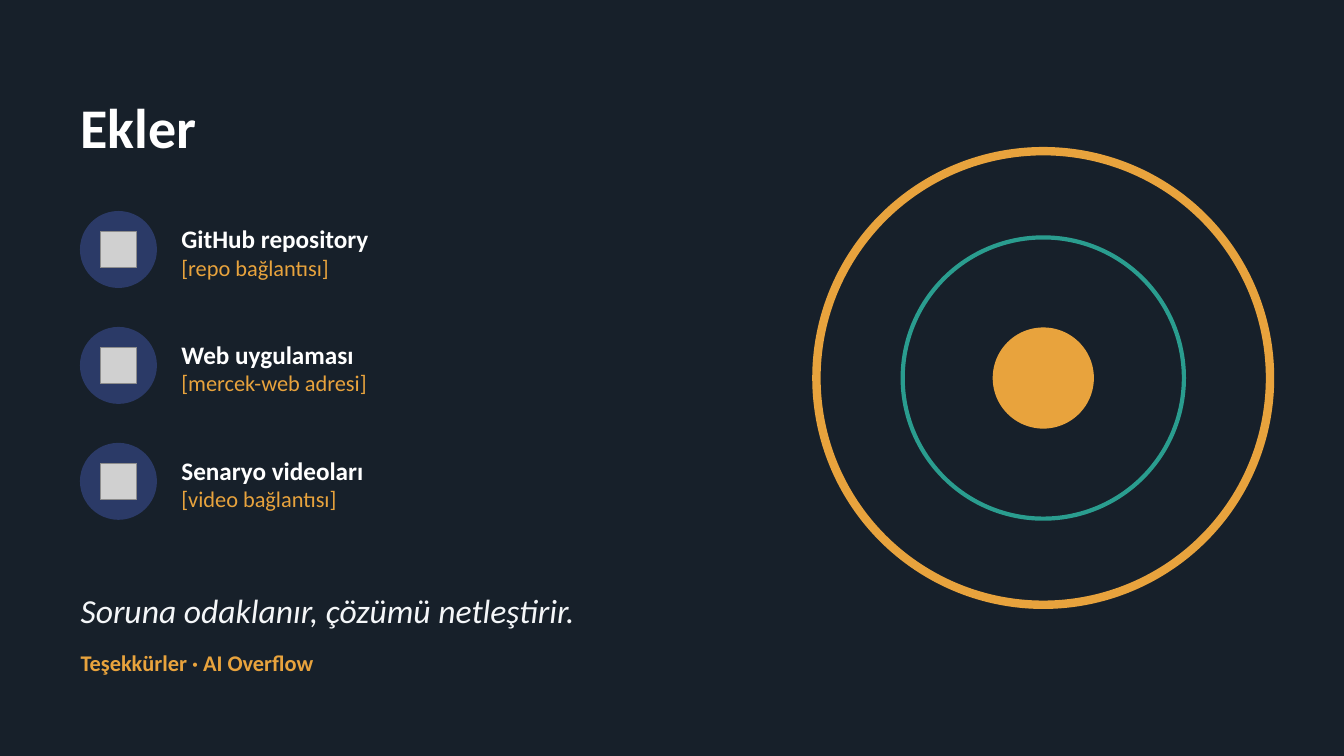
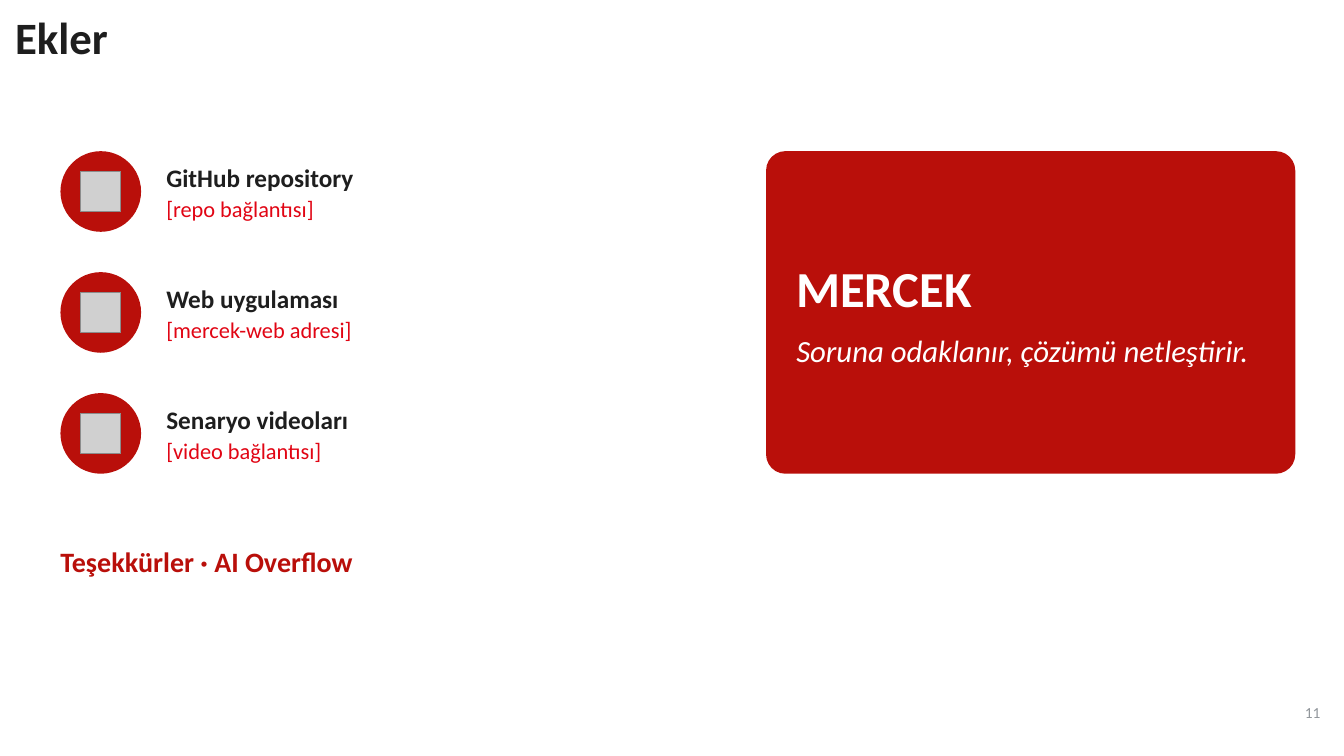
Before and after one commit to SeyhanAmasyalii/ZTHackathonStudy, a slide deck: slide 11 of presentation/Mercek_AI_Overflow_Sunum.pptx. Drawn at 1344x756 pixels with LibreOffice and Linux fonts; fonts in the diff are those of the drawing; grey boxes stand for pictures; background and template pictures are left out. Boxes give left, top, right and bottom in pixels: in the first picture for what was removed or moved away, otherwise in the second. Text is boxed around its words. In the diff, an @@ line names an element or a change of style, - is before the commit and + after.

```diff
--- a/presentation/Mercek_AI_Overflow_Sunum.pptx
+++ b/presentation/Mercek_AI_Overflow_Sunum.pptx
@@ background #17202A to #FFFFFF @@
@@ text "Ekler": place and size @@
-text "Ekler" at box(81, 108, 197, 149)
+text "Ekler" at box(15, 22, 108, 55)
@@ text "Ekler" at box(15, 22, 108, 55): size 40 to 32 pt, text colour #FFFFFF to #1E1E1E; more space between paragraphs; vertical alignment middle to top @@
@@ text "GitHub repository": place and size @@
-text "GitHub repository" at box(181, 230, 369, 280)
+text "GitHub repository" at box(166, 169, 354, 221)
@@ text "GitHub repository" at box(166, 169, 354, 221): text colour #FFFFFF to #1E1E1E in "GitHub repository"; text colour #E8A33D to #E10514 in "[repo bağlantısı]"; more space between paragraphs @@
@@ fill #2B3A67 to #B90F0A; outline #2B3A67 1 pt to none in 3 elements at box(60, 393, 141, 474), box(60, 272, 141, 353), box(60, 151, 141, 232) @@
@@ ellipse: place and size @@
-ellipse at box(81, 212, 156, 287)
+ellipse at box(60, 151, 141, 232)
@@ picture: place and size @@
-picture at box(100, 231, 136, 267)
+picture at box(81, 171, 121, 212)
@@ rounded rectangle added at box(766, 151, 1296, 474), fill #B90F0A @@
@@ text "MERCEK": place and size @@
-text "MERCEK" at box(81, 599, 574, 629)
+text "MERCEK" at box(796, 274, 1248, 367)
@@ ellipse removed at box(817, 151, 1270, 605) @@
@@ ellipse removed at box(903, 237, 1185, 518) @@
@@ ellipse: place and size @@
-ellipse at box(81, 328, 156, 403)
+ellipse at box(60, 272, 141, 353)
@@ picture: place and size @@
-picture at box(100, 347, 136, 383)
+picture at box(81, 292, 121, 333)
@@ text "Web uygulaması": place and size @@
-text "Web uygulaması" at box(181, 346, 367, 394)
+text "Web uygulaması" at box(166, 290, 352, 341)
@@ text "Web uygulaması" at box(166, 290, 352, 341): text colour #FFFFFF to #1E1E1E in "Web uygulaması"; text colour #E8A33D to #E10514 in "[mercek-web adresi]"; more space between paragraphs @@
@@ text at box(796, 274, 971, 308): paragraph added @@
+MERCEK
@@ ellipse removed at box(994, 328, 1094, 427) @@
@@ text at box(796, 340, 1248, 367): size 24 to 22 pt, text colour #F4F6F8 to #FFFFFF in "Soruna odaklanır, çözümü netleştirir."; more space between paragraphs @@
@@ ellipse: place and size @@
-ellipse at box(81, 444, 156, 519)
+ellipse at box(60, 393, 141, 474)
@@ picture: place and size @@
-picture at box(100, 463, 136, 499)
+picture at box(81, 413, 121, 454)
@@ text "Senaryo videoları": place and size @@
-text "Senaryo videoları" at box(181, 462, 363, 511)
+text "Senaryo videoları" at box(166, 411, 348, 463)
@@ text "Senaryo videoları" at box(166, 411, 348, 463): text colour #FFFFFF to #1E1E1E in "Senaryo videoları"; text colour #E8A33D to #E10514 in "[video bağlantısı]"; more space between paragraphs @@
@@ text "Teşekkürler · AI Overflow": place and size @@
-text "Teşekkürler · AI Overflow" at box(81, 655, 314, 675)
+text "Teşekkürler · AI Overflow" at box(60, 552, 353, 577)
@@ text "Teşekkürler · AI Overflow" at box(60, 552, 353, 577): size 16 to 20 pt, text colour #E8A33D to #B90F0A; more space between paragraphs; vertical alignment middle to top @@
@@ text added at box(1305, 708, 1321, 718), 11 pt, text #91969B @@
+11
```
Also in this commit, not shown: 10 other slides changed, 56 other files.
